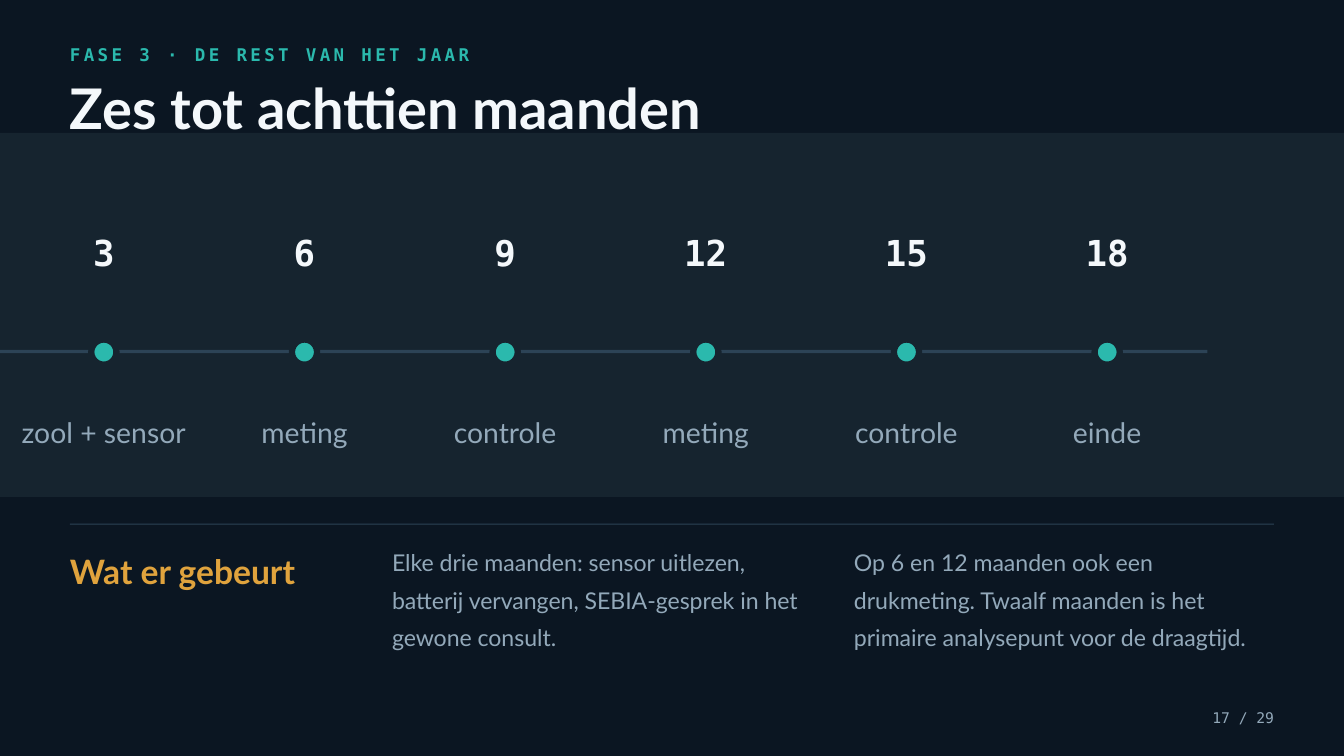
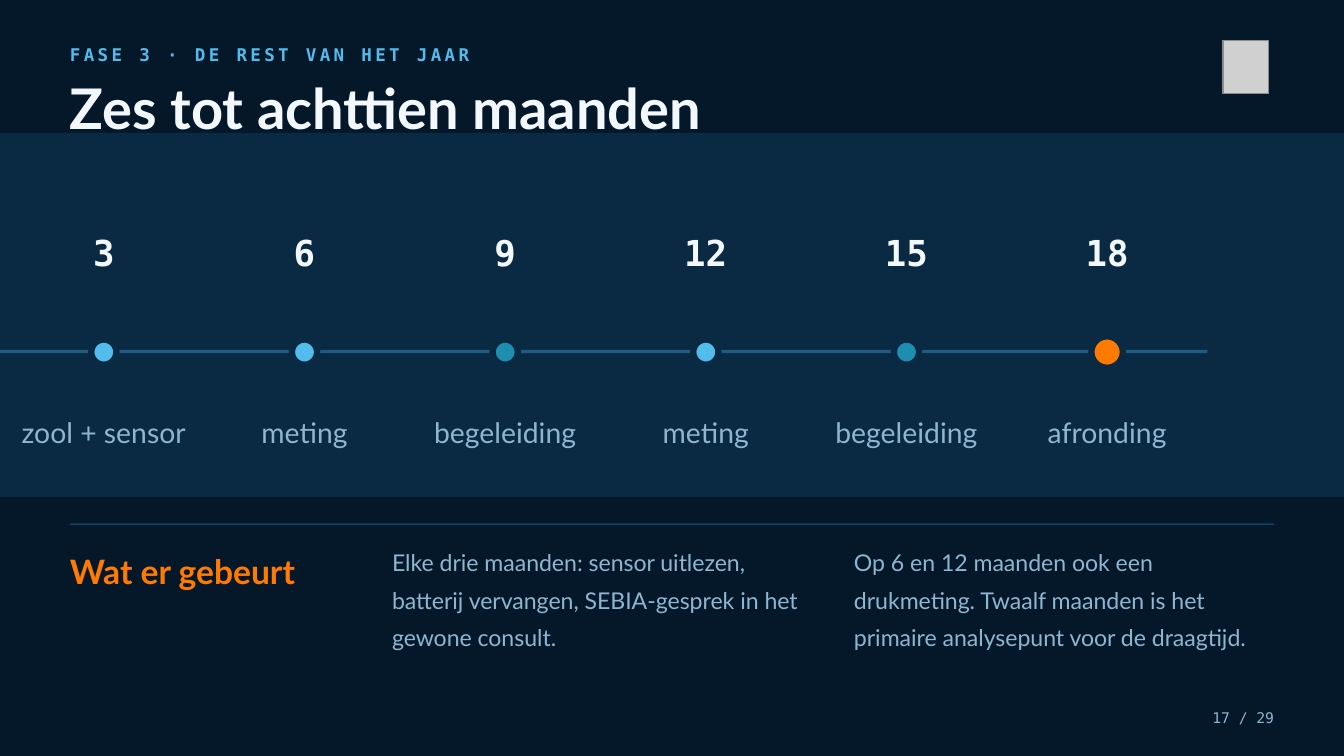
Before and after one commit to Dellfs/paradise-project, a slide deck: slide 17 of PARADISE_presentatie/PARADISE_informatiesessie_voetklinieken.pptx. Drawn at 1344x756 pixels with LibreOffice and Linux fonts; fonts in the diff are those of the drawing; grey boxes stand for pictures. Boxes give left, top, right and bottom in pixels: in the first picture for what was removed or moved away, otherwise in the second. Text is boxed around its words. In the diff, an @@ line names an element or a change of style, - is before the commit and + after.

```diff
--- a/PARADISE_presentatie/PARADISE_informatiesessie_voetklinieken.pptx
+++ b/PARADISE_presentatie/PARADISE_informatiesessie_voetklinieken.pptx
@@ rectangle at (x1=0, y1=0, x2=1344, y2=756): fill #0B1622 to #04182A @@
@@ text "FASE 3 · DE REST ..." at (x1=70, y1=48, x2=469, y2=62): text colour #2BB9AD to #52BDEC @@
@@ picture added at (x1=1223, y1=40, x2=1269, y2=94) @@
@@ rectangle at (x1=0, y1=133, x2=1344, y2=497): fill #16242F to #0A2A44 @@
@@ text "1" at (x1=0, y1=220, x2=3, y2=266): text colour #E0A33D to #F2F8FC @@
@@ text colour #F4F8FB to #F2F8FC in 7 elements at (x1=70, y1=87, x2=701, y2=130), (x1=93, y1=239, x2=115, y2=267), (x1=294, y1=239, x2=316, y2=267), (x1=494, y1=239, x2=516, y2=267), (x1=684, y1=239, x2=727, y2=266), (x1=885, y1=240, x2=928, y2=267), (x1=1086, y1=239, x2=1129, y2=267) @@
@@ text removed at (x1=0, y1=278, x2=3, y2=312) @@
-NIEUW
@@ rectangle at (x1=0, y1=350, x2=1208, y2=353): fill #2C4356 to #215B84 @@
@@ ellipse at (x1=493, y1=340, x2=518, y2=365): fill #2BB9AD to #1D8DB0; outline #16242F 4.5 pt to #0A2A44 4.5 pt @@
@@ fill #2BB9AD to #52BDEC; outline #16242F 4.5 pt to #0A2A44 4.5 pt in 3 elements at (x1=92, y1=340, x2=117, y2=365), (x1=292, y1=340, x2=318, y2=365), (x1=694, y1=340, x2=719, y2=365) @@
@@ ellipse at (x1=894, y1=340, x2=920, y2=365): fill #2BB9AD to #1D8DB0; outline #16242F 4.5 pt to #0A2A44 4.5 pt @@
@@ ellipse at (x1=1092, y1=337, x2=1123, y2=368): fill #2BB9AD to #FF7A00; outline #16242F 4.5 pt to #0A2A44 4.5 pt @@
@@ text at (x1=434, y1=422, x2=576, y2=448): text changed; text colour #93A9BA to #8FB6D0 @@
-controle
+begeleiding
@@ text at (x1=835, y1=422, x2=977, y2=448): text changed; text colour #93A9BA to #8FB6D0 @@
-controle
+begeleiding
@@ text at (x1=1048, y1=422, x2=1167, y2=448): text changed; text colour #93A9BA to #8FB6D0 @@
-einde
+afronding
@@ rectangle at (x1=70, y1=523, x2=1273, y2=524): fill #2C4356 to #215B84 @@
@@ text "Wat er gebeurt" at (x1=70, y1=559, x2=295, y2=590): text colour #E0A33D to #FF7A00 @@
@@ text colour #93A9BA to #8FB6D0 in 6 elements at (x1=22, y1=422, x2=186, y2=443), (x1=261, y1=422, x2=347, y2=448), (x1=663, y1=422, x2=749, y2=448), (x1=392, y1=554, x2=798, y2=650), (x1=854, y1=554, x2=1246, y2=650), (x1=1212, y1=712, x2=1274, y2=723) @@
```
Also in this commit, not shown: 27 other slides changed, 1 slide added, 1 slide removed, 5 other files.
